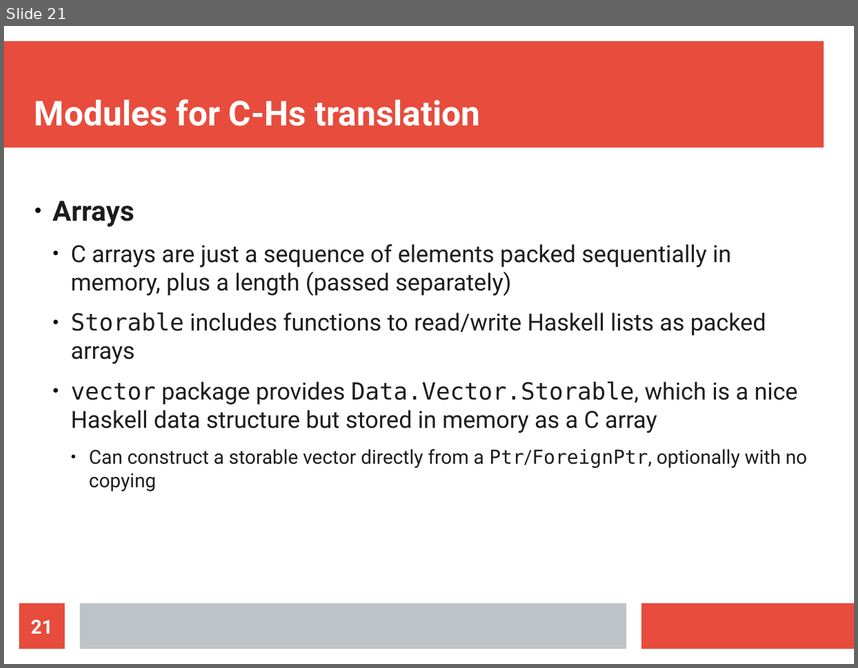
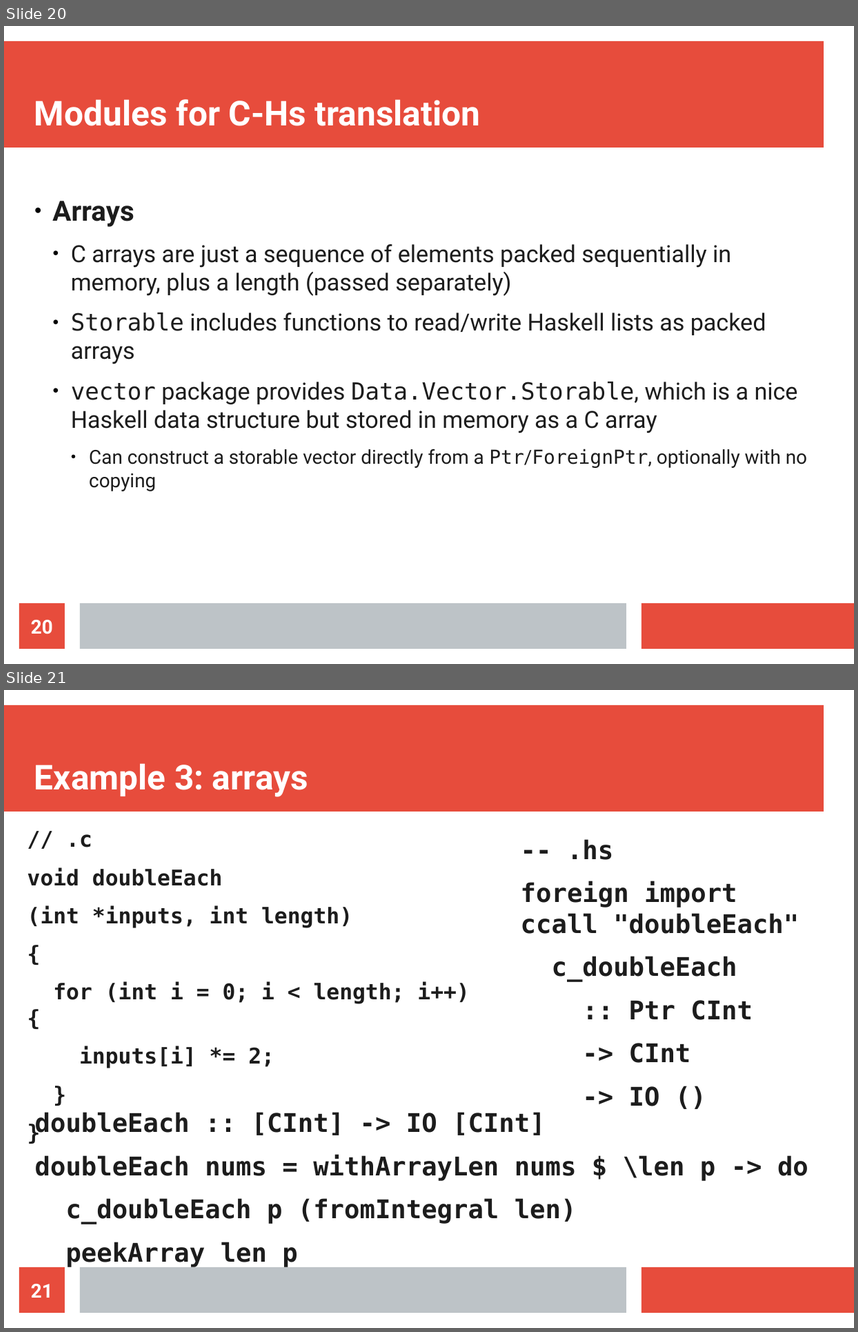
Before and after one commit to mtolly/haskell-c-talk, a slide deck: presentation.odp. Shown one above the other, each under a label of ours: slide 21 before the commit, slides 20 and 21 after it. The pictures are 858x668 and 858x1332 pixels, drawn with LibreOffice and Linux fonts; fonts in the diff are those of the drawing. Boxes give left, top, right and bottom in pixels: in the first picture for what was removed or moved away, otherwise in the second. Text is boxed around its words. In the diff, an @@ line names an element or a change of style, - is before the commit and + after.

Commit message:
Array and C++ examples

```diff
--- a/presentation.odp
+++ b/presentation.odp
@@ slide 21 added at <box>4,690,854,1328</box>, background #FFFFFF; not listed: 3 template elements that a slide beside it also shows @@
@@ title added at <box>34,763,308,797</box>, 32 pt, text #FFFFFF, bold @@
+Example 3: arrays
@@ text added at <box>27,834,469,1068</box>, 20.1 pt, text #1C1C1C, bold @@
+// .c
+void doubleEach
+(int *inputs, int length)
+{
+for (int i = 0; i < length; i++) {
+inputs[i] *= 2;
+}
+}
@@ text added at <box>521,839,799,1063</box>, 24.1 pt, text #1C1C1C, bold @@
+-- .hs
+foreign import ccall "doubleEach"
+c_doubleEach
+:: Ptr CInt
+-> CInt
+-> IO ()
@@ text added at <box>35,1112,809,1267</box>, 24.1 pt, text #1C1C1C, bold @@
+doubleEach :: [CInt] -> IO [CInt]
+doubleEach nums = withArrayLen nums $ \len p -> do
+c_doubleEach p (fromIntegral len)
+peekArray len p
@@ page number added at <box>19,1267,65,1312</box>, fill #E74C3C, 18 pt, text #FFFFFF, bold @@
+21
@@ what was slide 21 is now slide 20 @@
@@ page number at <box>31,619,53,634</box>: text changed @@
-21
+20
```
Also in this commit, not shown: 7 slides changed, 4 other slides added, 8 other files.
